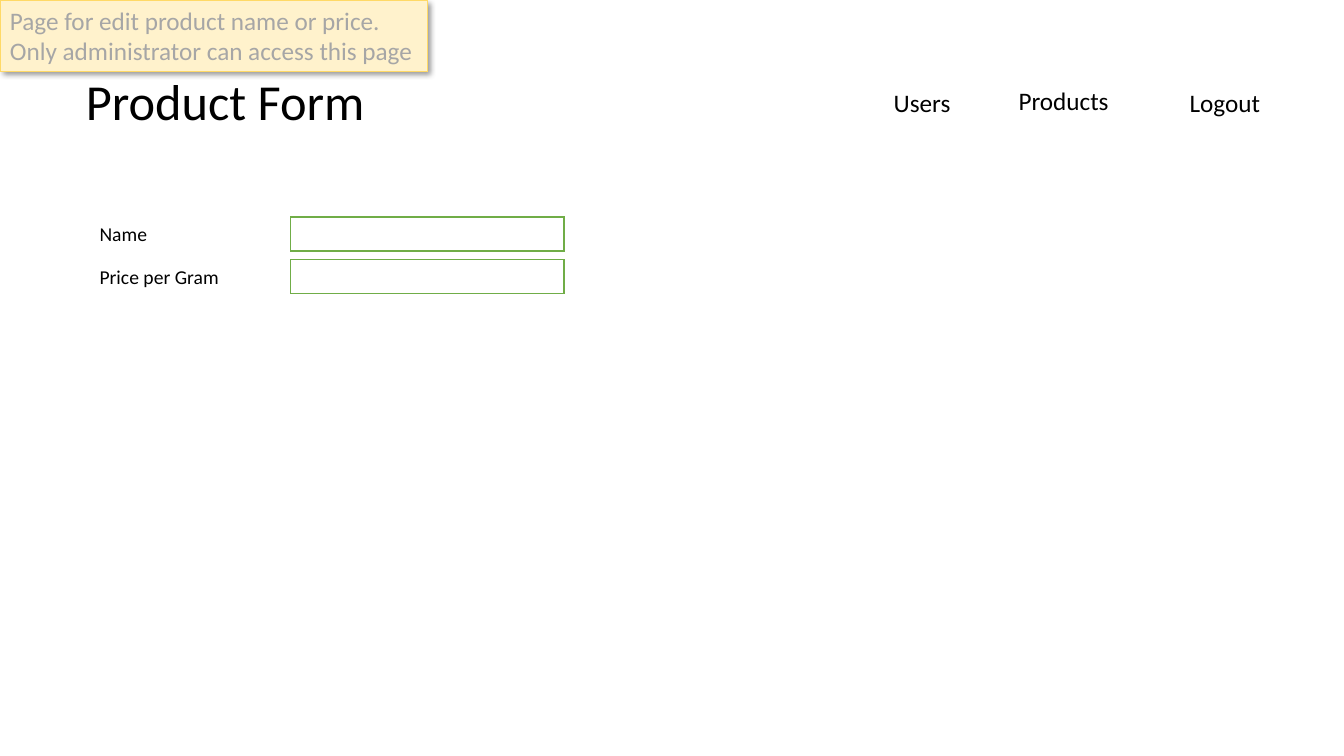
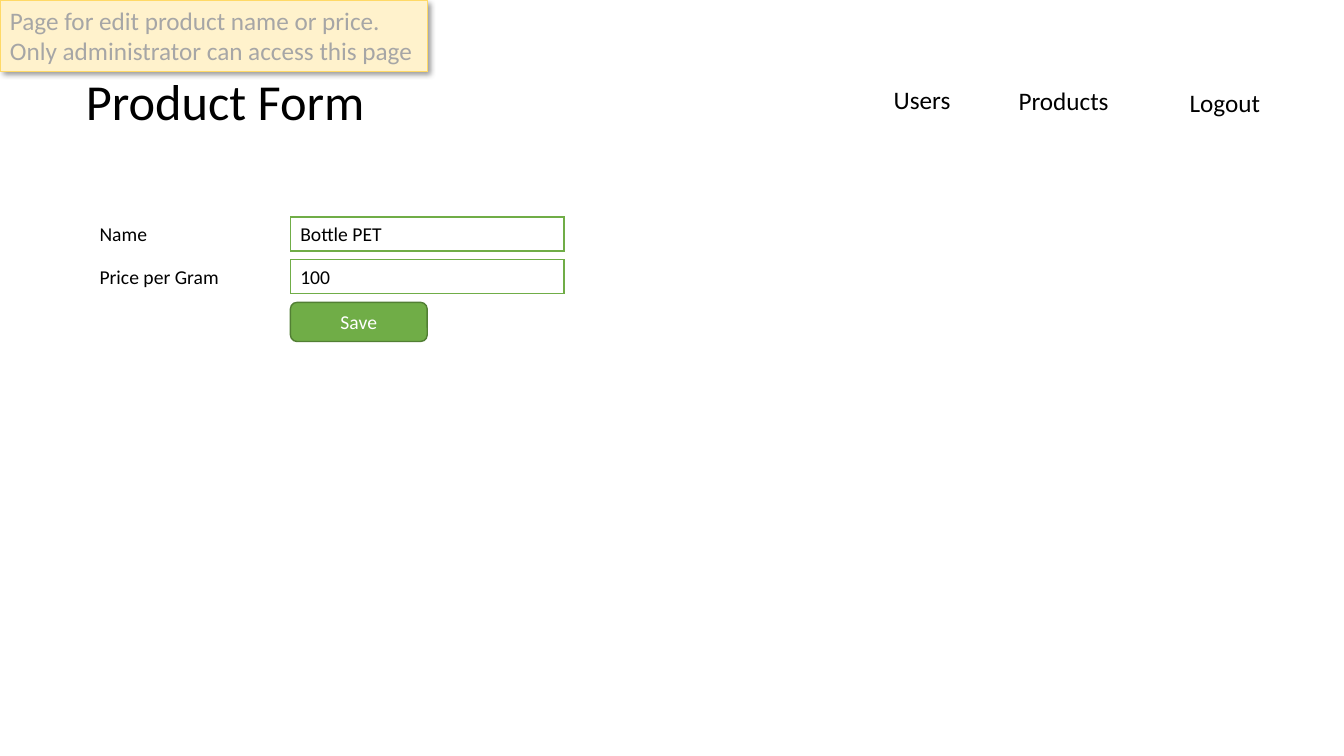
Before and after one commit to firmansubhi/node_tutor, a slide deck: slide 5 of Administrator pages.pptx. Drawn at 1344x756 pixels with LibreOffice and Linux fonts; fonts in the diff are those of the drawing. Boxes give left, top, right and bottom in pixels: in the first picture for what was removed or moved away, otherwise in the second. Text is boxed around its words. In the diff, an @@ line names an element or a change of style, - is before the commit and + after.

```diff
--- a/Administrator pages.pptx
+++ b/Administrator pages.pptx
@@ text in rectangle at <box>300,227,381,241</box>: text added @@
+Bottle PET
@@ text in rectangle at <box>300,271,330,284</box>: text added @@
+100
@@ rounded rectangle added at <box>290,302,427,342</box>, fill #70AD47, outline #538035 1 pt, 14 pt, text #FFFFFF @@
+Save
```
Also in this commit, not shown: 4 other slides changed, 5 slides added, 2 other files.
